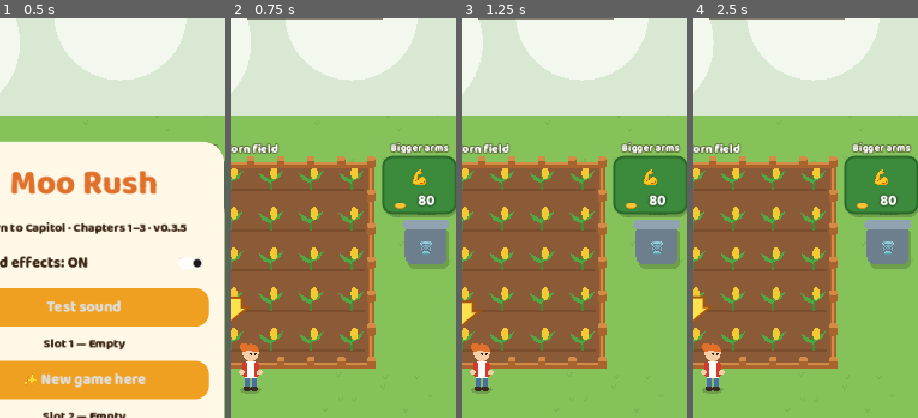
Above: before the commit, frames 1-4 (left to right).
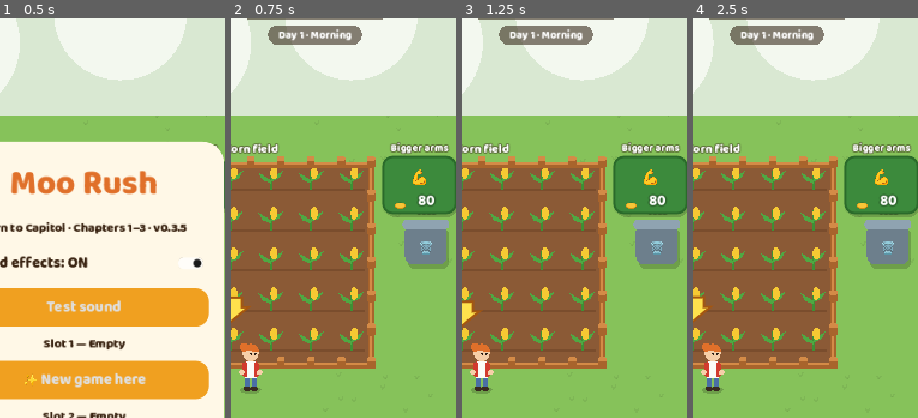
Above: after the commit, the same moments.

Repository: omerMost/moorush
Game: Godot game, scene res://scenes/main.tscn
Same seed, same stepped clock (60 frames per second), same inputs: the game is played once before the commit and once after it.
Inputs:
- Up to frame 1 (0.5 s): no input
- Up to frame 2 (0.75 s): click "✨ New game here" at 0.5 s
- Up to frame 3 (1.25 s): no input
- Up to frame 4 (2.5 s): click "☰" at 1.25 s; click "▶ Play" at 2 s
The pictures show only the part of the screen within x 31-81%, y 8-58%; the shares and areas given below are measured in that part.

Frame 1 is identical in both runs. In frame 2, 1.8% of the frame differs, in the area x 16-59%, y 2-7%; in frame 3, 1.8%; in frame 4, 1.8%.

Commit message:
feat: add chapter clock and day-night lighting
- Add chapter-local phases and night counters with persisted clock metadata and exact float round-trips.
- Draw bounded native radial lighting and a phase/night HUD clock.
- Verify clock, save isolation, lifecycle and rendered lighting while preserving the S0 economy fingerprint and career times.
- Record ADR 0020 and the S1 foundation in the project vault.

Diff:
--- a/godot/scripts/hud.gd
+++ b/godot/scripts/hud.gd
@@ -70,6 +70,12 @@
 	Paint.circ(self, 30, 30, 13, Paint.C("#f5b921"))
 	Paint.circ(self, 30, 28, 11, Paint.C("#ffe58a"))
 	Paint.text(self, txt, 46 + (w - 54) / 2, 30, 21, Color.WHITE)
+	# Clock sits below rank, leaving the money/hearts and menu areas free.
+	var clock := s.clock_label()
+	var cw := Paint.text_width(clock, 13) + 24
+	var clock_ink := Paint.C("#641c35", 0.85) if s.is_boss_night() else ink
+	Paint.fill_rr(self, size.x / 2 - cw / 2, 90, cw, 24, 12, clock_ink)
+	Paint.text(self, clock, size.x / 2, 102, 13, Color.WHITE)
 	# rank pill
 	var chapter := clampi(int(s.S.ch), 0, MooData.STAGE_COUNT - 1)
 	var rk := "Chapter %d · %s" % [chapter + 1, MooData.TITLES[chapter]]
--- /dev/null
+++ b/godot/scripts/night_lighting.gdshader
@@ -0,0 +1,18 @@
+shader_type canvas_item;
+render_mode unshaded;
+uniform int light_count = 0;
+uniform vec4 lights[24]; // world x/y, radius, center strength
+varying vec2 world_position;
+
+void vertex() {
+	world_position = VERTEX;
+}
+
+void fragment() {
+	float coverage = 1.0;
+	for (int i = 0; i < light_count; i++) {
+		float hole = max(0.0, 1.0 - distance(world_position, lights[i].xy) / lights[i].z) * lights[i].w;
+		coverage *= 1.0 - hole;
+	}
+	COLOR.a *= coverage;
+}
--- /dev/null
+++ b/godot/scripts/night_view.gd
@@ -0,0 +1,32 @@
+extends Node2D
+## One overlay quad with bounded radial lights; no per-frame texture baking.
+const MAX_LIGHTS := 24 # player + six counters + thirteen helpers fits with headroom.
+var area := Rect2()
+var tint := Color()
+var shade := ShaderMaterial.new()
+
+func _init() -> void:
+	shade.shader = preload("res://scripts/night_lighting.gdshader")
+	material = shade
+
+func refresh(sim: MooSim, visible_area: Rect2) -> void:
+	area = visible_area
+	var amount := sim.darkness()
+	visible = amount > 0.01
+	if not visible: return
+	tint = Color(70.0 / 255, 0, 12.0 / 255, amount) if sim.is_boss_night() else Color(8.0 / 255, 14.0 / 255, 48.0 / 255, amount)
+	var lights := PackedVector4Array()
+	lights.append(Vector4(sim.player.x, sim.player.y - 30, 170, 0.95))
+	for m in sim.live():
+		if m.type == "counter" and lights.size() < MAX_LIGHTS:
+			lights.append(Vector4(m.bench.x + 8, m.bench.y - 60, 95, 0.9))
+	for h in sim.helpers:
+		if lights.size() < MAX_LIGHTS:
+			lights.append(Vector4(h.x, h.y - 30, 70, 0.6))
+	shade.set_shader_parameter("light_count", lights.size())
+	lights.resize(MAX_LIGHTS)
+	shade.set_shader_parameter("lights", lights)
+	queue_redraw()
+
+func _draw() -> void:
+	draw_rect(area, tint)
--- a/godot/scripts/sim.gd
+++ b/godot/scripts/sim.gd
@@ -69,7 +69,8 @@
 var g_cache = null
 var g_mode = null
 
-# System seams: future clock/zombies/combat/hearts/bosses/robbers follow this pattern.
+# System seams: future zombies/combat/hearts/bosses/robbers follow this pattern.
+var _clock = preload("res://scripts/sim/clock.gd").new(self)
 var _world = preload("res://scripts/sim/world.gd").new(self)
 var _items = preload("res://scripts/sim/items.gd").new(self)
 var _customers = preload("res://scripts/sim/customers.gd").new(self)
@@ -140,6 +141,7 @@
 
 func update(dt: float) -> void:
 	T += dt
+	upd_clock(dt)
 	warn_t -= dt
 	var p = player
 	var dir := Vector2.ZERO
@@ -353,3 +355,15 @@
 static func icon(t: String) -> String: return preload("res://scripts/sim/feedback.gd").icon(t)
 func upd_ground(dt: float) -> void: _feedback.upd_ground(dt)
 func upd_speech(dt: float) -> void: _feedback.upd_speech(dt)
+
+# Clock transitions dispatch through the facade for later checkpoint/threat hooks.
+func reset_clock() -> void: _clock.reset_clock()
+func restore_clock(d: Dictionary) -> void: _clock.restore_clock(d)
+func phase_idx() -> int: return _clock.phase_idx()
+func is_night() -> bool: return _clock.is_night()
+func is_boss_night() -> bool: return _clock.is_boss_night()
+func darkness() -> float: return _clock.darkness()
+func clock_label() -> String: return _clock.clock_label()
+func upd_clock(dt: float) -> void: _clock.upd_clock(dt)
+func on_phase(phase: int) -> void: _clock.on_phase(phase)
+func sunrise() -> void: _clock.sunrise()
--- /dev/null
+++ b/godot/scripts/sim/clock.gd
@@ -0,0 +1,85 @@
+extends RefCounted
+## Chapter-local v9 clock. Transition hooks are seams for checkpoints and threats.
+const DAY_LEN := 300.0
+const START_TIME := 0.08
+const PHASE_ENDS := [0.25, 0.5, 0.7, 1.0]
+const PHASE_NAMES := ["Morning", "Midday", "Evening", "Night"]
+const EPSILON := 1e-10
+var _owner: WeakRef
+var sim: MooSim:
+	get: return _owner.get_ref()
+
+func _init(owner: MooSim) -> void:
+	_owner = weakref(owner)
+
+func reset_clock() -> void:
+	sim.S.day = 1
+	sim.S.time = START_TIME
+	sim.S.cn = 0
+
+func restore_clock(d: Dictionary) -> void:
+	sim.S.day = maxi(1, int(d.get("day", 1)))
+	var value = d.get("time", START_TIME)
+	var time := float(value) if value is int or value is float else START_TIME
+	sim.S.time = clampf(time, 0.0, 1.0 - EPSILON) if is_finite(time) else START_TIME
+	var inferred: int = sim.S.day - 1 + (1 if sim.is_night() else 0)
+	sim.S.cn = clampi(int(d.get("cn", inferred)), 0, sim.S.day)
+
+func phase_idx() -> int:
+	for i in PHASE_ENDS.size():
+		if sim.S.time < PHASE_ENDS[i]: return i
+	return 3
+
+func is_night() -> bool:
+	return sim.S.time >= 0.7
+
+func is_boss_night() -> bool:
+	return sim.is_night() and sim.S.cn > 0 and sim.S.cn % 3 == 0
+
+## Frozen prototype darkness curve, including the first 18 seconds after dawn.
+func darkness() -> float:
+	var t: float = sim.S.time
+	if t < 0.06: return 0.55 * (1.0 - t / 0.06)
+	if t < 0.55: return 0.0
+	if t < 0.7: return (t - 0.55) / 0.15 * 0.3
+	if t < 0.76: return 0.3 + (t - 0.7) / 0.06 * 0.3
+	return 0.6
+
+func clock_label() -> String:
+	var phase := sim.phase_idx()
+	if phase == 3: return "Night %d" % sim.S.cn
+	return "Day %d · %s" % [sim.S.day, PHASE_NAMES[phase]]
+
+## Consume each boundary in order even for a large explicit test tick.
+## Loading a phase does not replay dusk; the next boundary fires exactly once.
+func upd_clock(dt: float) -> void:
+	if dt <= 0.0 or not is_finite(dt): return
+	var remaining := dt / DAY_LEN
+	while remaining > 0.0:
+		var boundary: float = PHASE_ENDS[sim.phase_idx()]
+		var step := minf(remaining, boundary - float(sim.S.time))
+		sim.S.time += step
+		remaining -= step
+		if sim.S.time >= boundary - EPSILON:
+			sim.S.time = boundary
+			if boundary == 1.0:
+				sim.S.time = 0.0
+				sim.sunrise()
+				sim.on_phase(0)
+			else:
+				sim.on_phase(sim.phase_idx())
+
+func on_phase(phase: int) -> void:
+	if phase == 3:
+		sim.S.cn += 1
+		sim.toast("Night %d · Sunrise in 90 seconds" % sim.S.cn, 2.4)
+	elif phase == 2:
+		sim.toast("Evening on the farm", 2.4)
+	sim.events.append({"kind": "phase", "phase": phase, "day": sim.S.day,
+		"cn": sim.S.cn, "boss_night": sim.is_boss_night()})
+
+func sunrise() -> void:
+	sim.S.day += 1
+	sim.events.append({"kind": "sunrise", "night": sim.S.cn, "day": sim.S.day})
+	sim.toast("Survived night %d · Day %d" % [sim.S.cn, sim.S.day], 3.0)
+	sim.save(true)
--- a/godot/scripts/sim/saves.gd
+++ b/godot/scripts/sim/saves.gd
@@ -34,6 +34,7 @@
 			rep[m.key] = round(m.rep * 10) / 10.0
 	var st = sim.player.stack
 	return {"v": 1, "ver": 9, "engine": "godot", "t": int(Time.get_unix_time_from_system() * 1000), "ch": sim.S.ch, "money": sim.S.money,
+		"day": sim.S.day, "time": sim.S.time, "cn": sim.S.cn,
 		"votes": 0, "cap": sim.S.cap, "won": false, "done": sim.S.done,
 		"paid": sim.pads.map(func(p): return p.paid), "pk": pk, "bx": bx, "bl": bl,
 		"px": int(round(sim.player.x)), "py": int(round(sim.player.y)), "rep": rep,
@@ -42,6 +43,7 @@
 func fresh_state() -> void:
 	sim.stage = MooData.stage0()
 	sim.S = {"ch": 0, "money": 0, "votes": 0, "cap": 8, "won": false, "done": false}
+	sim.reset_clock()
 	sim.build_world()
 	sim.T = 0.0; sim.act_t = 0.0; sim.save_t = 0.0; sim.warn_t = 0.0; sim.g_cache = null; sim.g_mode = null
 	sim.toasts = []; sim.events = []; sim.cam_focus = null
@@ -88,6 +90,7 @@
 			sim.apply_pad(p, true)
 	sim.S.done = sim.S.ch == MooData.STAGE_COUNT - 1 and (bool(d.get("done", false)) and saved_chapter == MooData.STAGE_COUNT - 1 or sim.pads.any(func(p): return p.d == MooData.STAGE_COUNT - 1 and p.fx == "gate" and p.paid >= p.cost))
 	sim.stage = MooData.stage_at(sim.S.ch)
+	sim.restore_clock(d)
 	var bx = d.get("bx", {})
 	for m in sim.mods:
 		var o = bx.get(m.key)
@@ -156,7 +159,8 @@
 	DirAccess.make_dir_recursive_absolute(sim.save_dir)
 	var f := FileAccess.open(sim.slot_path(i), FileAccess.WRITE)
 	if f:
-		f.store_string(JSON.stringify(d))
+		# Preserve fractional clock values exactly across disk round-trips.
+		f.store_string(JSON.stringify(d, "", true, true))
 		f.close()
 
 func delete_slot(i: int) -> void:
--- a/godot/scripts/sim/world.gd
+++ b/godot/scripts/sim/world.gd
@@ -223,7 +223,9 @@
 			sim.helpers.append(sim.mk_helper(sim.mod_by(p.f, p.d), sim.mod_by(p.t, p.d), sim.helpers.size(), null))
 		"gate":
 			if p.d < MooData.STAGE_COUNT - 1:
+				var entered: bool = p.d + 1 > sim.S.ch
 				sim.S.ch = maxi(sim.S.ch, p.d + 1)
+				if entered and not from_load: sim.reset_clock()
 				sim.stage = MooData.stage_at(sim.S.ch)
 				sim.S.done = false
 				if not from_load:
--- a/godot/scripts/world_view.gd
+++ b/godot/scripts/world_view.gd
@@ -11,6 +11,7 @@
 var grass_lines := PackedVector2Array()
 var cam_snapped := false
 var draw_cpu_us := 0
+var night_view = preload("res://scripts/night_view.gd").new()
 
 func _ready() -> void:
 	sim = Moo.sim
@@ -22,6 +23,7 @@
 		tufts.append(Vector2(a * 600, s / 2147483647.0 * 600))
 	for t in tufts:
 		grass_lines.append_array(PackedVector2Array([Vector2(t.x - 3, t.y - 4), t, t, Vector2(t.x + 3, t.y - 5)]))
+	add_child(night_view)
 	Paint.prime_items(self)
 	Moo.slot_started.connect(func(_i): cam_snapped = false)
 
@@ -61,6 +63,7 @@
 		sh = Vector2(randf_range(-sim.shake_amt, sim.shake_amt), randf_range(-sim.shake_amt, sim.shake_amt))
 	transform = Transform2D(0.0, Vector2(zoom, zoom), 0.0, -(cam + sh) * zoom)
 	vis_rect = Rect2(cam.x - 60, cam.y - 60, vs.x / zoom + 120, vs.y / zoom + 120)
+	night_view.refresh(sim, vis_rect)
 	queue_redraw()
 
 func vis(r) -> bool:
--- a/godot/tests/test_app_lifecycle.gd
+++ b/godot/tests/test_app_lifecycle.gd
@@ -70,6 +70,7 @@
 	sim.events.append({"kind":"drop"})
 	var sounds_before: int = moo.audio.played_count
 	var time_before: float = sim.T
+	var clock_before: float = sim.S.time
 	notify_app(Node.NOTIFICATION_APPLICATION_FOCUS_OUT)
 	expect(sim.events.is_empty(), "Home discards queued gameplay cues before stopping")
 	expect(moo.get("suspended") == true and not moo.paused, "Home suspension is separate from open-menu pause")
@@ -89,6 +90,7 @@
 	hud._process(0.0)
 	for i in range(10): world._process(0.05)
 	expect(hud.joy == null and sim.move_in == Vector2.ZERO and sim.T == time_before, "background ignores touch and does not advance simulation")
+	expect(sim.S.time == clock_before, "background leaves the chapter clock frozen")
 	notify_app(Node.NOTIFICATION_APPLICATION_FOCUS_IN)
 	world._process(0.05)
 	expect(moo.get("suspended") == true and sim.T == time_before, "focus returning alone does not resume an application still paused")
@@ -106,6 +108,10 @@
 	world._process(0.03)
 	expect(moo.audio.played_count == sounds_before, "resume does not replay discarded pre-background sound effects")
 	expect(is_equal_approx(sim.T,time_before + 0.03), "world advances normally after both lifecycle flags clear")
+	expect(is_equal_approx(sim.S.time, clock_before + 0.03 / 300.0), "resume advances the chapter clock by the real gameplay tick")
+	# S1 persists clock time; retain every original inventory/wallet/payment expectation.
+	expected.time = sim.S.time
+	expected = stable(expected)
 	# Reverse Android callback order: resumed arrives before focus-in.
 	notify_app(Node.NOTIFICATION_APPLICATION_PAUSED)
 	notify_app(Node.NOTIFICATION_APPLICATION_FOCUS_OUT)
--- /dev/null
+++ b/godot/tests/test_clock.gd
@@ -0,0 +1,126 @@
+extends SceneTree
+## Transition ordering, reload/migration, chapter ownership and slot isolation.
+var ok := true
+var save_dir := "user://test_clock_%d" % OS.get_process_id()
+
+func expect(value: bool, label: String) -> void:
+	ok = value and ok
+	print("  %s %s" % ["ok" if value else "BAD", label])
+
+func clock_state(sim: MooSim) -> Array:
+	return [sim.S.day, sim.S.time, sim.S.cn]
+
+func phases(sim: MooSim) -> Array:
+	return sim.events.filter(func(e): return e.kind == "phase").map(func(e): return e.phase)
+
+func stable(d: Dictionary) -> Dictionary:
+	var result: Dictionary = JSON.parse_string(JSON.stringify(d))
+	result.erase("t")
+	return result
+
+func boundaries(sim: MooSim) -> void:
+	expect(clock_state(sim) == [1, 0.08, 0] and sim.phase_idx() == 0, "fresh game starts at day 1, 08%, before any night")
+	expect(sim.darkness() == 0.0 and sim.clock_label() == "Day 1 · Morning", "fresh morning is bright with a readable clock")
+	var rng_before: int = sim.rng.state
+	sim.upd_clock(51.0)
+	expect(sim.phase_idx() == 1 and is_equal_approx(sim.S.time, 0.25), "midday starts at 75s of the 300s day")
+	sim.upd_clock(75.0)
+	expect(sim.phase_idx() == 2 and is_equal_approx(sim.S.time, 0.5), "evening starts at 150s")
+	sim.upd_clock(60.0)
+	expect(sim.is_night() and sim.S.cn == 1 and not sim.is_boss_night(), "first dusk is 186s after fresh start and counts night 1 once")
+	expect(is_equal_approx(sim.darkness(), 0.3) and sim.clock_label() == "Night 1", "dusk darkness and night label use the current phase")
+	sim.upd_clock(18.0)
+	expect(is_equal_approx(sim.darkness(), 0.6), "night reaches 60% darkness at 76% of the day")
+	sim.upd_clock(72.0)
+	expect(clock_state(sim) == [2, 0.0, 1] and not sim.is_night(), "90s night ends at sunrise, retaining completed-night count")
+	expect(phases(sim) == [1, 2, 3, 0], "phase events fire exactly once in chronological order")
+	expect(sim.events.filter(func(e): return e.kind == "sunrise").size() == 1, "one dawn event per rollover")
+	expect(is_equal_approx(sim.darkness(), 0.55), "dawn retains v9's short darkness fade")
+	sim.upd_clock(18.0)
+	expect(is_equal_approx(sim.darkness(), 0.0), "dawn fades completely after 18 seconds")
+	expect(sim.rng.state == rng_before, "clock, toasts and transitions consume no gameplay RNG")
+	# A coarse clock-only step must not skip nights or accumulate wall-clock time.
+	sim.reset_clock()
+	sim.events.clear()
+	sim.upd_clock(786.0)
+	expect(clock_state(sim) == [3, 0.7, 3] and sim.is_boss_night(), "night 3 starts at 786s and is a boss-night hook")
+	expect(phases(sim) == [1,2,3,0,1,2,3,0,1,2,3], "coarse tick visits every intermediate phase")
+	sim.upd_clock(900.0)
+	expect(sim.S.cn == 6 and sim.S.day == 6 and sim.is_boss_night(), "boss-night hook repeats every third night")
+	var before := clock_state(sim)
+	sim.upd_clock(0.0)
+	sim.upd_clock(-1.0)
+	sim.upd_clock(INF)
+	expect(clock_state(sim) == before, "invalid or nonpositive clock deltas do not advance time")
+
+func chapter_and_ticks(sim: MooSim) -> void:
+	sim.fresh_state()
+	sim.S.time = 0.7 - 1.0 / 9000.0
+	var rng_before: int = sim.rng.state
+	sim.update(1.0 / 30.0)
+	expect(sim.is_night() and sim.S.cn == 1 and is_equal_approx(sim.T, 1.0 / 30.0), "real simulation tick advances the clock before production")
+	expect(sim.rng.state == rng_before, "crossing dusk through update does not add random draws")
+	sim.upd_clock(600.0)
+	var gate = sim.pad_named("Buy the dairy")
+	gate.paid = gate.cost
+	sim.apply_pad(gate, false)
+	expect(sim.S.ch == 1 and clock_state(sim) == [1,0.08,0], "new chapter starts its own day 1 and night counter")
+	sim.upd_clock(80.0)
+	var before := clock_state(sim)
+	expect(sim.travel_to(0) and clock_state(sim) == before, "menu travel back to an owned district does not reset the clock")
+	sim.apply_pad(gate, false)
+	expect(clock_state(sim) == before, "reapplying an already-owned gate does not restart the chapter")
+	# Fine stepping agrees with coarse stepping at boundaries over multiple days.
+	sim.reset_clock()
+	for i in range(23580): sim.upd_clock(1.0 / 30.0)
+	expect(sim.S.day == 3 and sim.S.cn == 3 and is_equal_approx(sim.S.time, 0.7), "30Hz stepping hits night 3 at the same 786s boundary")
+
+func saves(sim: MooSim) -> void:
+	sim.fresh_state()
+	sim.S.time = 0.7 - 3e-8
+	var before_dusk: float = sim.S.time
+	sim.write_slot(1, sim.snapshot())
+	sim.apply_state(sim.read_slot(1))
+	expect(sim.S.time == before_dusk and not sim.is_night() and sim.S.cn == 0, "disk float precision preserves a moment just before dusk")
+	sim.upd_clock(0.001)
+	expect(sim.is_night() and sim.S.cn == 1 and phases(sim) == [3], "post-reload boundary fires the first dusk exactly once")
+	sim.fresh_state()
+	sim.S.money = 337
+	sim.pads[0].paid = 17
+	sim.restore_clock({"day":3,"time":0.81,"cn":3})
+	sim.write_slot(1, sim.snapshot())
+	var slot1 := stable(sim.snapshot())
+	sim.fresh_state()
+	sim.restore_clock({"day":2,"time":0.76,"cn":2})
+	sim.S.money = 991
+	sim.write_slot(2, sim.snapshot())
+	var bytes2 := FileAccess.get_file_as_string(sim.slot_path(2))
+	sim.apply_state(sim.read_slot(1))
+	expect(stable(sim.snapshot()) == slot1, "reload restores every field, including day/phase/night and partial payment")
+	expect(sim.is_boss_night() and sim.events.is_empty(), "loading a boss night does not replay dusk or emit spawns")
+	sim.upd_clock(1.0)
+	expect(sim.S.cn == 3 and sim.events.is_empty(), "first tick after reload does not count the same night twice")
+	sim.write_slot(1, sim.snapshot())
+	expect(FileAccess.get_file_as_string(sim.slot_path(2)) == bytes2, "slot 1 clock/save changes leave slot 2 byte-identical")
+	sim.apply_state(sim.read_slot(2))
+	expect(sim.S.money == 991 and clock_state(sim) == [2,0.76,2], "switching slots restores their independent clocks and wallets")
+	sim.apply_state({"ver":9,"ch":0,"money":47,"pk":{"0:Corn conveyor":23}})
+	expect(clock_state(sim) == [1,0.08,0] and sim.S.money == 47 and sim.pads[0].paid == 23, "old native saves default to day 1 without changing wallet/payments")
+	sim.apply_state({"ver":9,"ch":0,"done":true,"day":4,"time":0.75,"cn":4})
+	expect(sim.S.ch == 1 and clock_state(sim) == [4,0.75,4], "replaying migrated gates preserves the saved clock after world rebuild")
+	sim.restore_clock({"day":0,"time":NAN,"cn":-5})
+	expect(clock_state(sim) == [1,0.08,0], "invalid metadata normalizes to a valid fresh clock")
+	sim.restore_clock({"day":4,"time":0.75})
+	expect(sim.S.cn == 4, "legacy day/time without cn infers the current chapter night count")
+
+func _init() -> void:
+	var sim := MooSim.new(23)
+	sim.autosave = false
+	sim.save_dir = save_dir
+	boundaries(sim)
+	chapter_and_ticks(sim)
+	saves(sim)
+	for slot in [1,2]: sim.delete_slot(slot)
+	sim.dispose()
+	print(("PASS" if ok else "FAIL") + " clock")
+	quit(0 if ok else 1)
--- a/godot/tests/test_sim_determinism.gd
+++ b/godot/tests/test_sim_determinism.gd
@@ -1,8 +1,9 @@
 extends SceneTree
-## Fixed seed and tick count pin the pre-S0 snapshot without changing existing bots.
+## Pin current saves and keep the pre-S0 economy fingerprint as a separate guard.
 const DT := 1.0 / 30.0
 const TICKS := 36000 # 1,200 simulated seconds, using the chapter-1→3 guide driver.
-const EXPECTED_HASH := 1337840505 # Pre-S0, main at 0f1cb8f.
+const EXPECTED_HASH := 4198937285 # S1 adds persisted day/time/cn; economy hash below stays S0.
+const S0_ECONOMY_HASH := 1337840505 # main at 0f1cb8f, before clock metadata.
 
 func _init() -> void:
 	var sim := MooSim.new(23)
@@ -16,7 +17,11 @@
 	snapshot.t = 0
 	var fingerprint := hash(JSON.stringify(snapshot))
 	var bought := sim.pads.filter(func(p): return p.paid >= p.cost).size()
-	var ok := fingerprint == EXPECTED_HASH
+	var economy := snapshot.duplicate(true)
+	for key in ["day", "time", "cn"]: economy.erase(key)
+	var economy_hash := hash(JSON.stringify(economy))
+	var ok := fingerprint == EXPECTED_HASH and economy_hash == S0_ECONOMY_HASH
+	print("  S0 economy fingerprint %d" % economy_hash)
 	print(("PASS" if ok else "FAIL") + " determinism %d money=%d pads=%d T=%.1f" % [fingerprint, sim.S.money, bought, sim.T])
 	sim.dispose()
 	quit(0 if ok else 1)
--- /dev/null
+++ b/godot/tests/test_windowed_clock.gd
@@ -0,0 +1,59 @@
+extends SceneTree
+## Rendered clock/lighting acceptance through the real scene; run with a display.
+var ok := true
+
+func expect(value: bool, label: String) -> void:
+	ok = value and ok
+	print("  %s %s" % ["ok" if value else "BAD", label])
+
+func _initialize() -> void:
+	run.call_deferred()
+
+func luminance(c: Color) -> float:
+	return c.r * 0.2126 + c.g * 0.7152 + c.b * 0.0722
+
+func run() -> void:
+	var main = load("res://scenes/main.tscn").instantiate()
+	root.add_child(main)
+	await process_frame
+	var moo = root.get_node("Moo")
+	var world = main.get_node("World")
+	var hud = main.get_node("UI/HUD")
+	world.set_process(false)
+	hud.set_process(false)
+	moo.sim.autosave = false
+	moo.sim.save_dir = "user://windowed-clock-%d" % OS.get_process_id()
+	hud.start(1)
+	var output := ProjectSettings.globalize_path("res://../build")
+	DirAccess.make_dir_recursive_absolute(output)
+	var captures := {}
+	for fixture in [
+		{"name":"day","day":1,"time":0.08,"cn":0},
+		{"name":"evening","day":1,"time":0.6,"cn":0},
+		{"name":"night","day":1,"time":0.8,"cn":1},
+		{"name":"boss-night","day":3,"time":0.8,"cn":3},
+		{"name":"dawn","day":2,"time":0.0,"cn":1}]:
+		moo.sim.restore_clock(fixture)
+		world._process(0.0)
+		hud.queue_redraw()
+		await process_frame
+		await RenderingServer.frame_post_draw
+		var capture := root.get_texture().get_image()
+		captures[fixture.name] = capture
+		capture.save_png(output.path_join("clock-%s.png" % fixture.name))
+		expect(world.night_view.visible == (fixture.name != "day"), "%s lighting follows darkness curve" % fixture.name)
+	var day: Image = captures.day
+	var night: Image = captures.night
+	var boss: Image = captures["boss-night"]
+	var outside := Vector2i(8, 400)
+	var player_screen: Vector2 = (Vector2(moo.sim.player.x, moo.sim.player.y - 30) - world.cam) * world.zoom
+	var center := Vector2i(player_screen)
+	var outside_ratio := luminance(night.get_pixelv(outside)) / maxf(0.01, luminance(day.get_pixelv(outside)))
+	var center_ratio := luminance(night.get_pixelv(center)) / maxf(0.01, luminance(day.get_pixelv(center)))
+	expect(outside_ratio < 0.75 and center_ratio > outside_ratio + 0.15, "shader darkens distant ground while preserving player's radial light")
+	expect(boss.get_pixelv(outside).r > night.get_pixelv(outside).r and boss.get_pixelv(outside).g < night.get_pixelv(outside).g, "third-night tint is red instead of blue")
+	expect(day.get_pixel(30,28).is_equal_approx(night.get_pixel(30,28)), "night shader leaves the HUD money pill untouched")
+	expect(world.night_view.shade.get_shader_parameter("light_count") <= 24, "lighting has a fixed 24-light bound")
+	moo.sim.dispose()
+	print(("PASS" if ok else "FAIL") + " windowed_clock")
+	quit(0 if ok else 1)
Not shown, added: godot/scripts/night_lighting.gdshader.uid
Not shown, added: godot/scripts/night_view.gd.uid
Not shown, added: godot/scripts/sim/clock.gd.uid
Not shown, added: godot/tests/test_clock.gd.uid
Not shown, added: godot/tests/test_windowed_clock.gd.uid
Not shown, changed: check.sh
Not shown, changed: context/STATE.md
Not shown, changed: context/architecture/data-flow.md
Not shown, changed: context/architecture/system-design.md
Not shown, changed: context/architecture/tech-stack.md
Not shown, added: context/decisions/0020-chapter-clock-and-native-lighting.md
Not shown, added: context/sessions/2026-10-07-04-51-chapter-clock.md
(and 2 more such lines)
